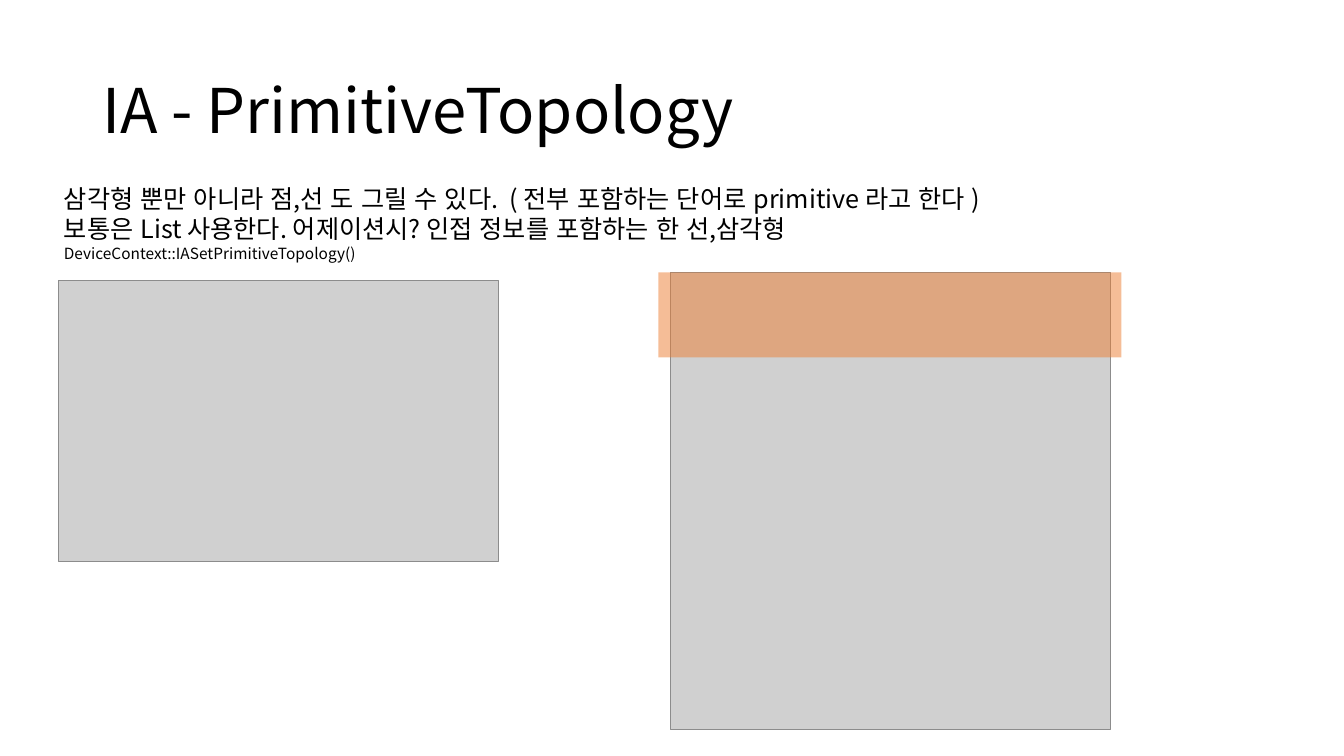
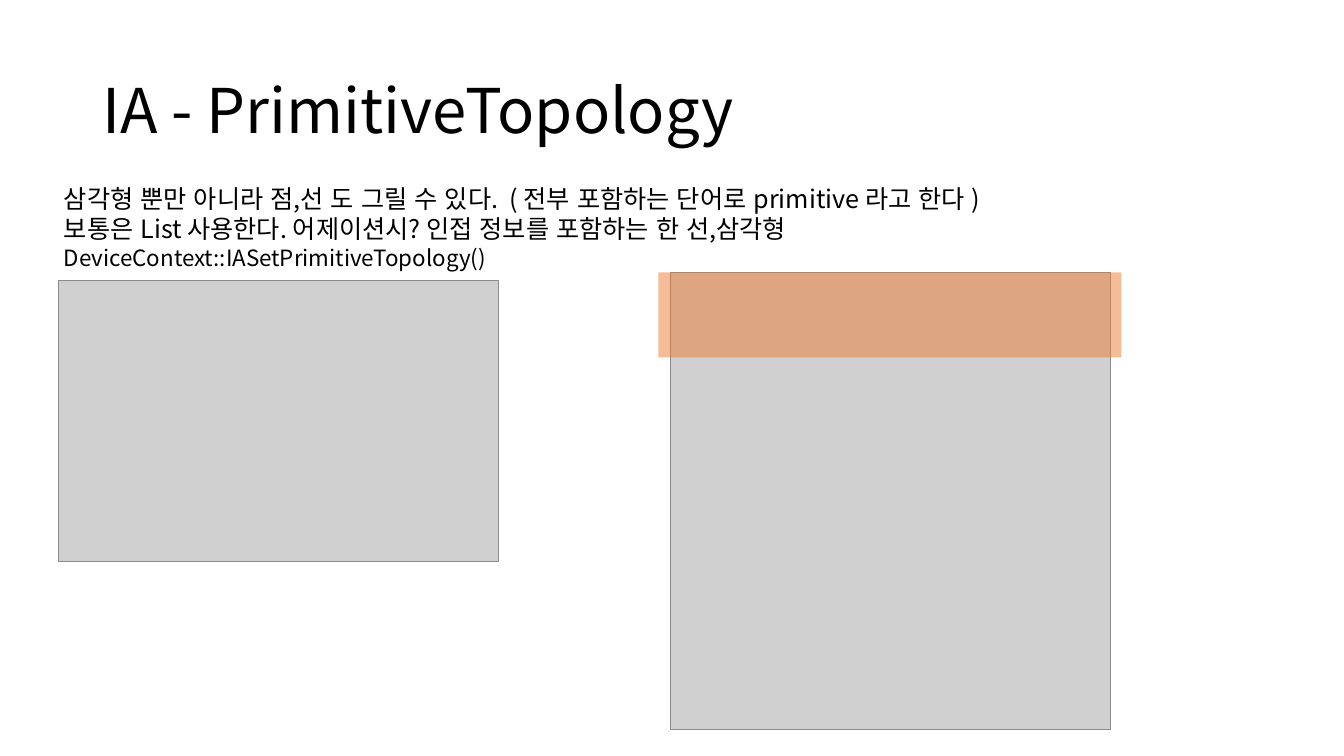
Before and after one commit to ldw9981/D3D11_Tutorial, a slide deck: slide 5 of Documents/02기초-삼각형그리기.pptx. Drawn at 1344x756 pixels with LibreOffice and Linux fonts; fonts in the diff are those of the drawing; grey boxes stand for pictures. Boxes give left, top, right and bottom in pixels: in the first picture for what was removed or moved away, otherwise in the second. Text is boxed around its words. In the diff, an @@ line names an element or a change of style, - is before the commit and + after.

```diff
--- a/Documents/02기초-삼각형그리기.pptx
+++ b/Documents/02기초-삼각형그리기.pptx
@@ text at box(64, 248, 486, 271): size 11 to 16 pt in "DeviceContext::IASetPrimitiveTopology()" @@
```
Also in this commit, not shown: 5 other slides changed, 2 slides added, 2 slides removed, 2 other files.
